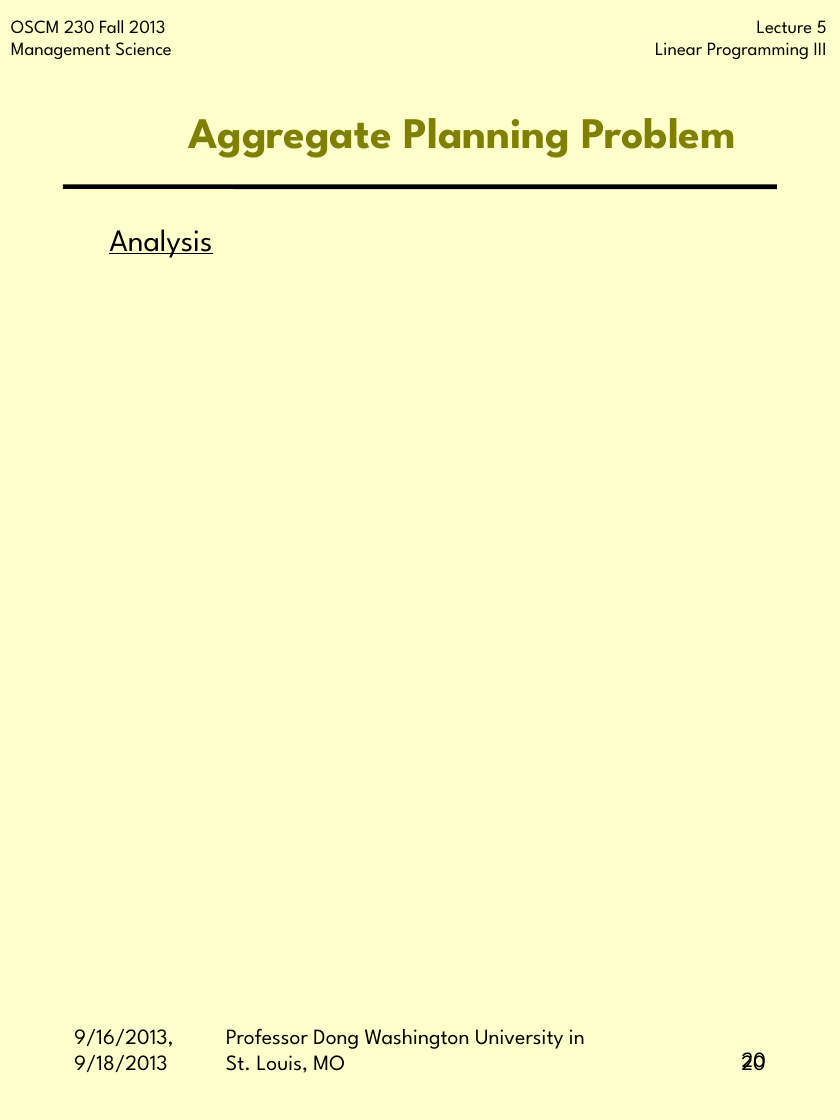
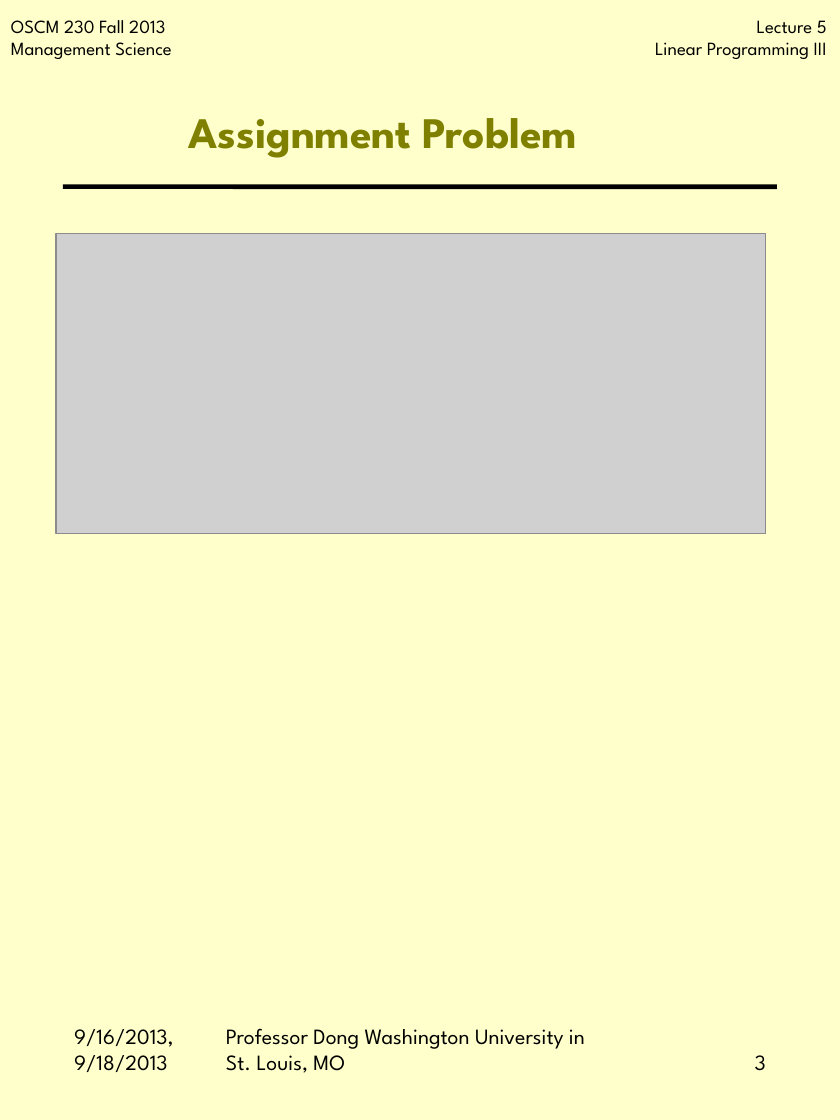
Before and after one commit to jbf232/OSCM230, a slide deck: slide 3 of Fall 2015/Lectures/Lecture 3 Formulations/Lecture 3 Formulations.pptx (slide 20 before the commit). Drawn at 840x1120 pixels with LibreOffice and Linux fonts; fonts in the diff are those of the drawing; grey boxes stand for pictures; background and template pictures are left out. Boxes give left, top, right and bottom in pixels: in the first picture for what was removed or moved away, otherwise in the second. Text is boxed around its words. In the diff, an @@ line names an element or a change of style, - is before the commit and + after.

```diff
--- a/Fall 2015/Lectures/Lecture 3 Formulations/Lecture 3 Formulations.pptx
+++ b/Fall 2015/Lectures/Lecture 3 Formulations/Lecture 3 Formulations.pptx
@@ title at box(189, 118, 577, 158): text changed @@
-Aggregate Planning Problem
+Assignment Problem
@@ picture added at box(56, 233, 765, 533) @@
@@ text removed at box(109, 229, 212, 258) @@
-Analysis
@@ page number removed at box(603, 1017, 777, 1092) @@
-20
@@ page number at box(755, 1055, 766, 1071): text changed @@
-20
+3
```
Also in this commit, not shown: 4 other slides changed, 1 slide added, 16 slides removed.
